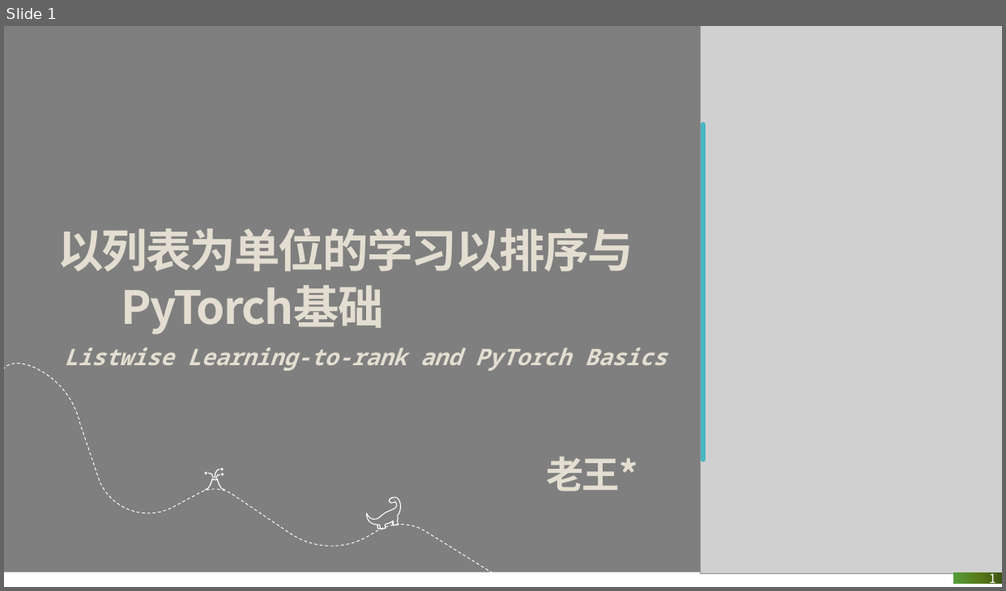
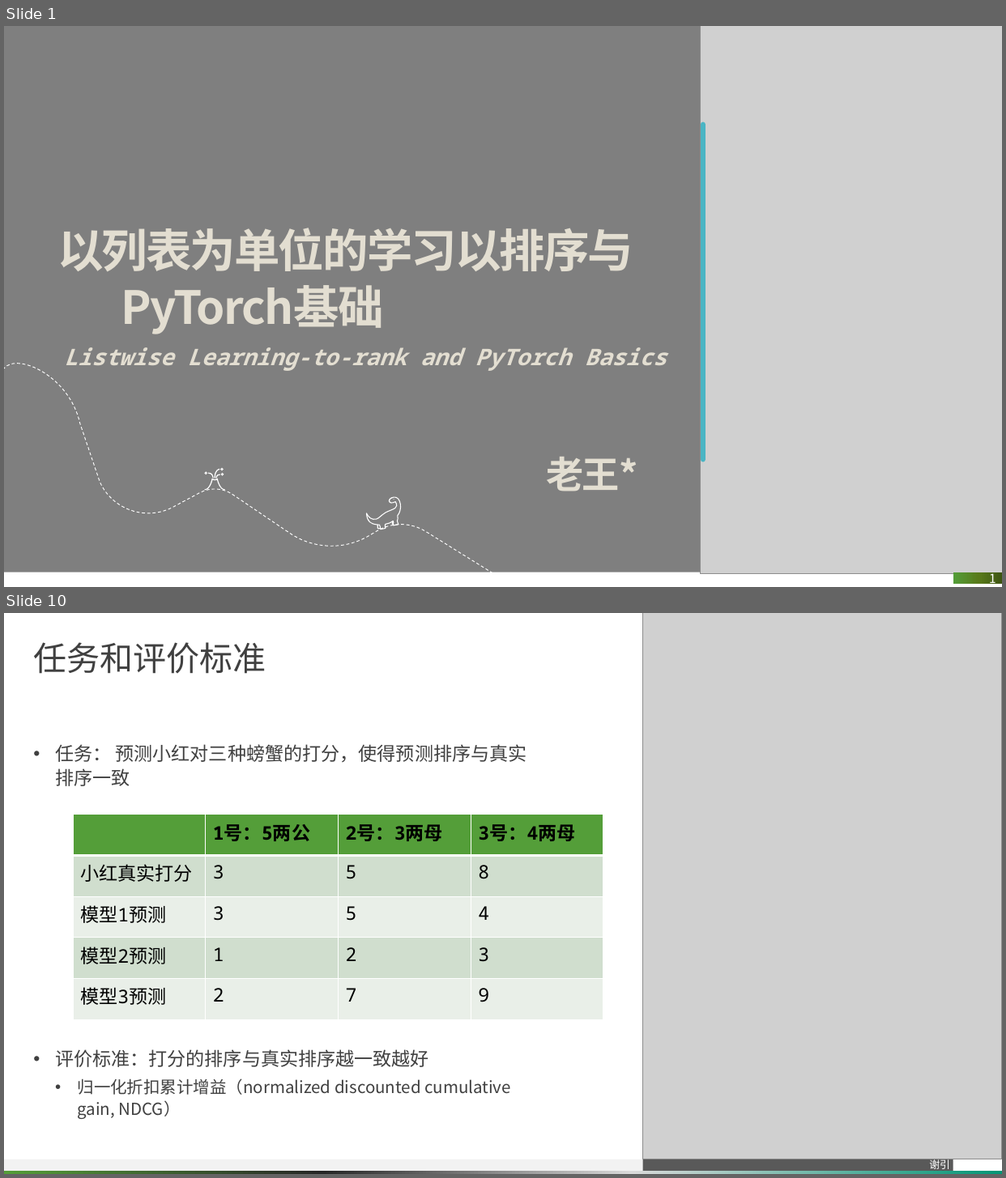
Before and after one commit to pitybea/l2r, a slide deck: rank.pptx. Shown one above the other, each under a label of ours: slide 1 before the commit, slides 1 and 10 after it; the slides between them are not shown. The pictures are 1006x591 and 1006x1178 pixels, drawn with LibreOffice and Linux fonts; fonts in the diff are those of the drawing; grey boxes stand for pictures; background and template pictures are left out. Boxes give left, top, right and bottom in pixels: in the first picture for what was removed or moved away, otherwise in the second. Text is boxed around its words. In the diff, an @@ line names an element or a change of style, - is before the commit and + after.

```diff
--- a/rank.pptx
+++ b/rank.pptx
@@ slide 10 added at (4,613,1002,1174), background #FFFFFF @@
@@ picture added at (642,613,1002,1160) @@
@@ title added at (33,642,266,674), 32 pt, text #404040 @@
+任务和评价标准
@@ text added at (55,744,526,1119), 16 pt, text #404040 @@
+• 任务： 预测小红对三种螃蟹的打分，使得预测排序与真实排序一致
+• 评价标准：打分的排序与真实排序越一致越好
+  • 归一化折扣累计增益（normalized discounted cumulative gain, NDCG）
@@ table added at (73,815,603,1020), 5 rows, 4 columns @@
+ | 1号：5两公 | 2号：3两母 | 3号：4两母
+小红真实打分 | 3 | 5 | 8
+模型1预测 | 3 | 5 | 4
+模型2预测 | 1 | 2 | 3
+模型3预测 | 2 | 7 | 9
@@ rectangle added at (4,1160,774,1171), fill #F2F2F2 @@
@@ rectangle added at (4,1171,1002,1174), fill gradient #029676 to #D9D9D9 to #262626 to #549E39 @@
@@ rectangle added at (642,1160,953,1171), fill #595959, 10 pt, text #FFFFFF @@
+谢引
```
Also in this commit, not shown: 3 slides changed, 10 other slides added, 8 slides removed, 1 other file.
